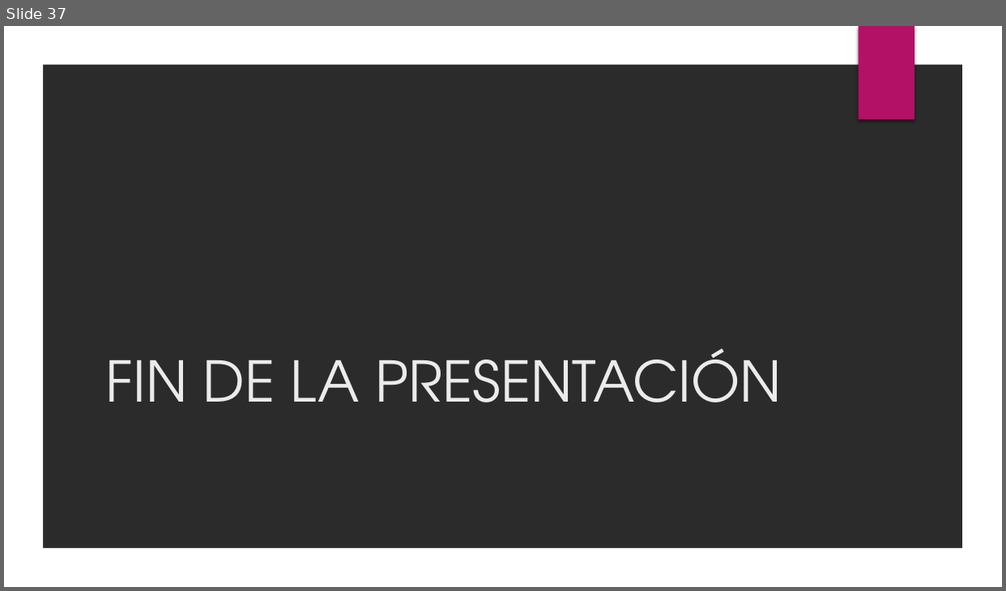
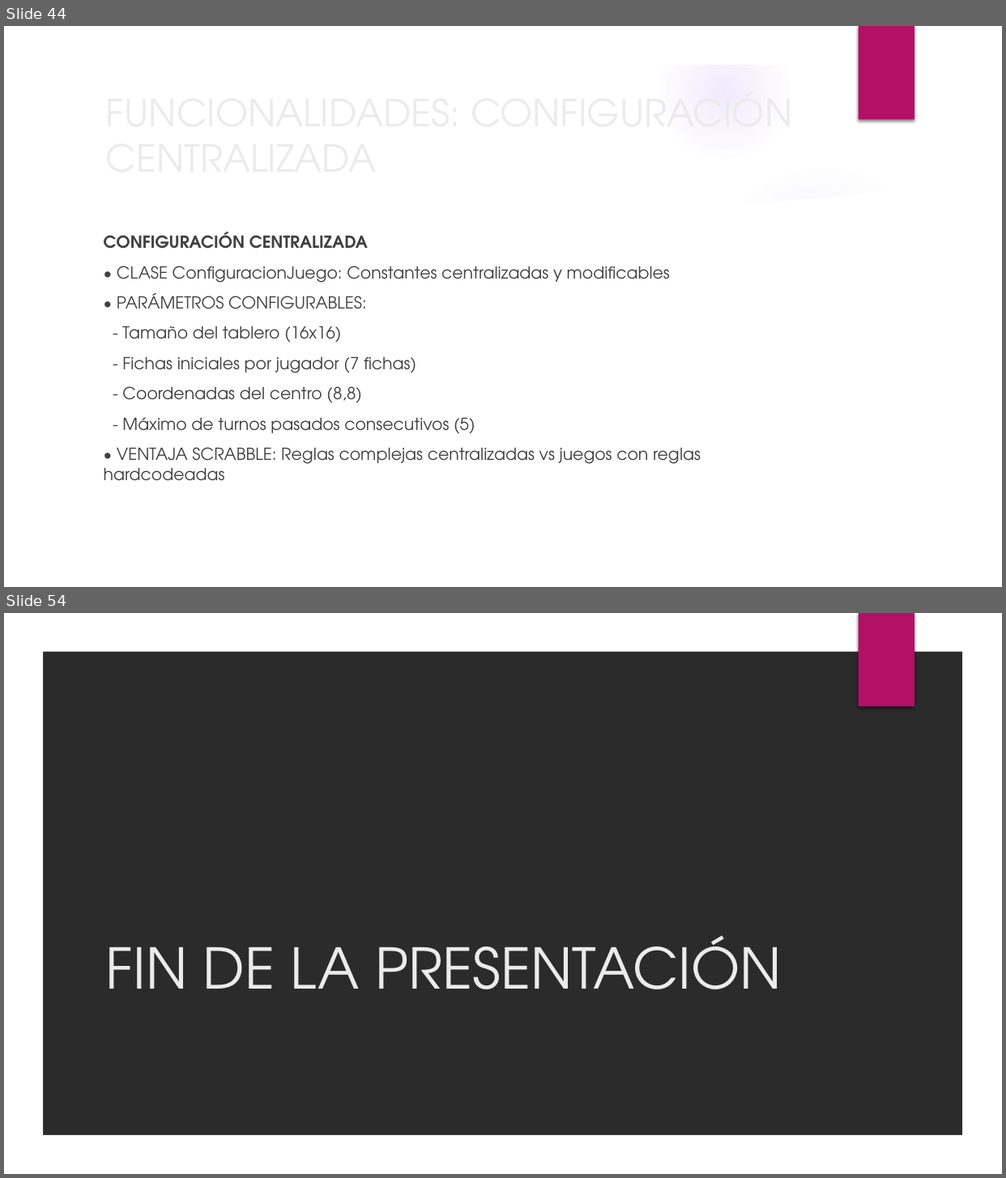
Before and after one commit to BinaryJuan/scrabble-poo, a slide deck: SCRABBLE.pptx. Shown one above the other, each under a label of ours: slide 37 before the commit, slides 44 and 54 after it; the slides between them are not shown. The pictures are 1006x591 and 1006x1178 pixels, drawn with LibreOffice and Linux fonts; fonts in the diff are those of the drawing; background and template pictures are left out; a plain dark background stands for a picture behind light text. Boxes give left, top, right and bottom in pixels: in the first picture for what was removed or moved away, otherwise in the second. Text is boxed around its words. In the diff, an @@ line names an element or a change of style, - is before the commit and + after.

```diff
--- a/SCRABBLE.pptx
+++ b/SCRABBLE.pptx
@@ slide 44 added at [4,26,1002,587], background picture (left out); not listed: 2 template elements that a slide beside it also shows @@
@@ title added at [98,105,816,163], 36 pt, text #EBEBEB @@
+FUNCIONALIDADES: CONFIGURACIÓN CENTRALIZADA
@@ group added at [4,27,971,587]: 5 ellipses, 2 freeform shapes @@
@@ text added at [104,232,701,481], 16 pt, text #404040 @@
+CONFIGURACIÓN CENTRALIZADA
+• CLASE ConfiguracionJuego: Constantes centralizadas y modificables
+• PARÁMETROS CONFIGURABLES:
+- Tamaño del tablero (16x16)
+- Fichas iniciales por jugador (7 fichas)
+- Coordenadas del centro (8,8)
+- Máximo de turnos pasados consecutivos (5)
+• VENTAJA SCRABBLE: Reglas complejas centralizadas vs juegos con reglas hardcodeadas
@@ what was slide 37 is now slide 54 @@
```
Also in this commit, not shown: 1 slide changed, 16 other slides added, 10 other files.
